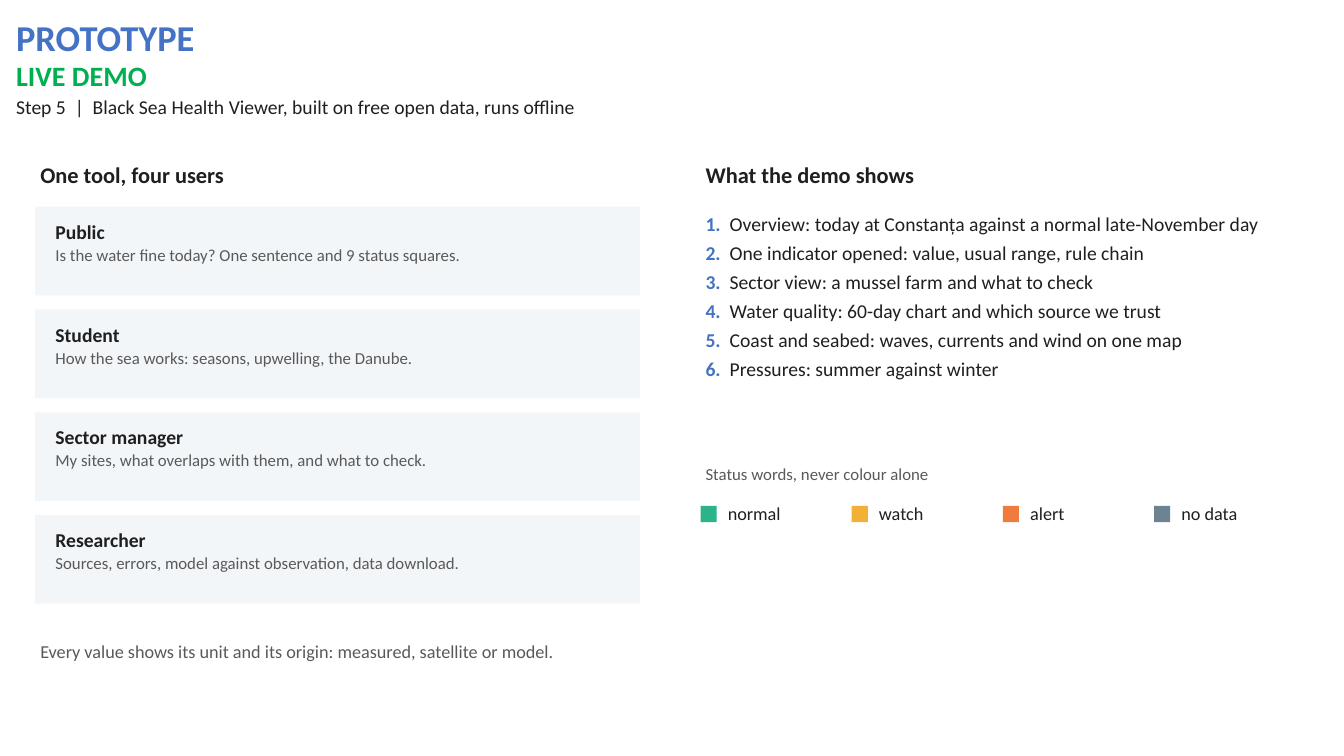
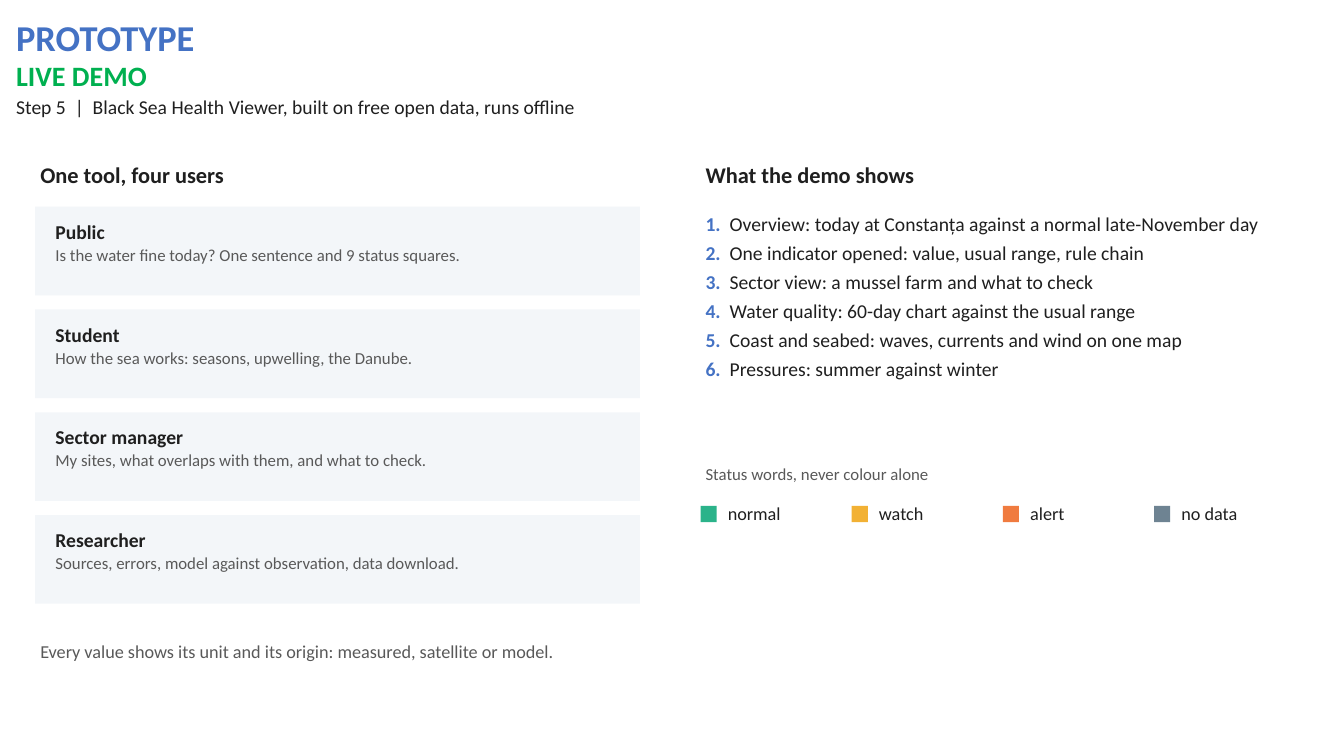
Before and after one commit to coastal-andy/black-sea-health-viewer, a slide deck: slide 8 of pitch/efxinnos_pitch.pptx. Drawn at 1344x756 pixels with LibreOffice and Linux fonts; fonts in the diff are those of the drawing. Boxes give left, top, right and bottom in pixels: in the first picture for what was removed or moved away, otherwise in the second. Text is boxed around its words. In the diff, an @@ line names an element or a change of style, - is before the commit and + after.

```diff
--- a/pitch/efxinnos_pitch.pptx
+++ b/pitch/efxinnos_pitch.pptx
@@ text at (706,304,1135,322): text changed @@
-4. Water quality: 60-day chart and which source we trust
+4. Water quality: 60-day chart against the usual range
```
Also in this commit, not shown: 1 other slide changed, 2 other files.
